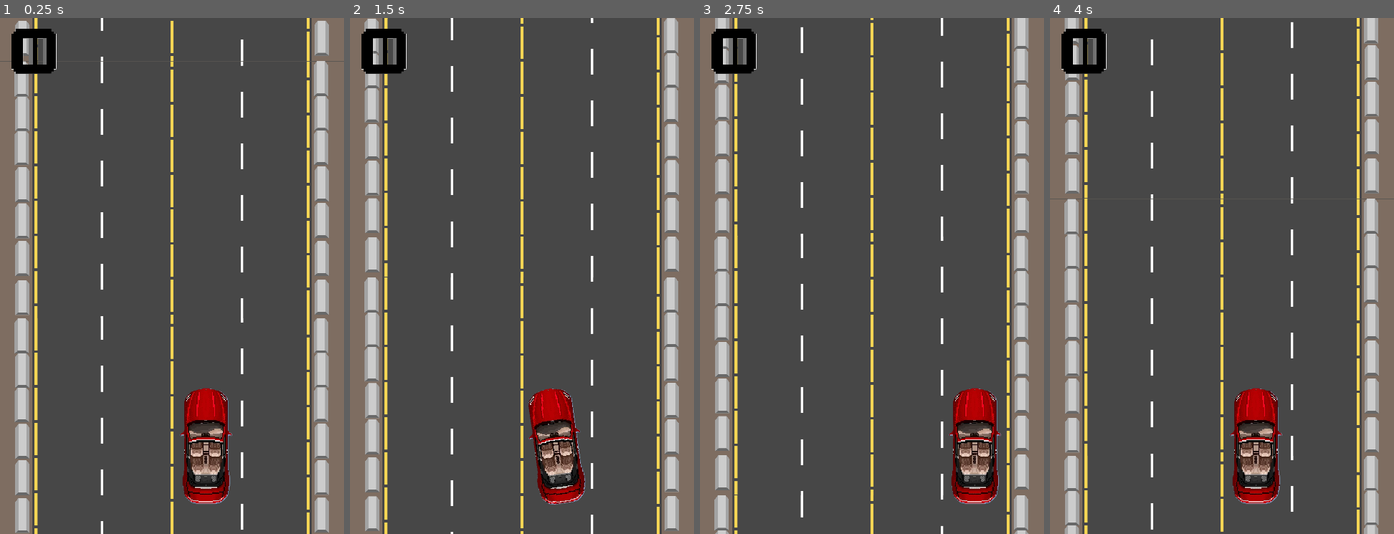
Above: before the commit, frames 1-4 (left to right).
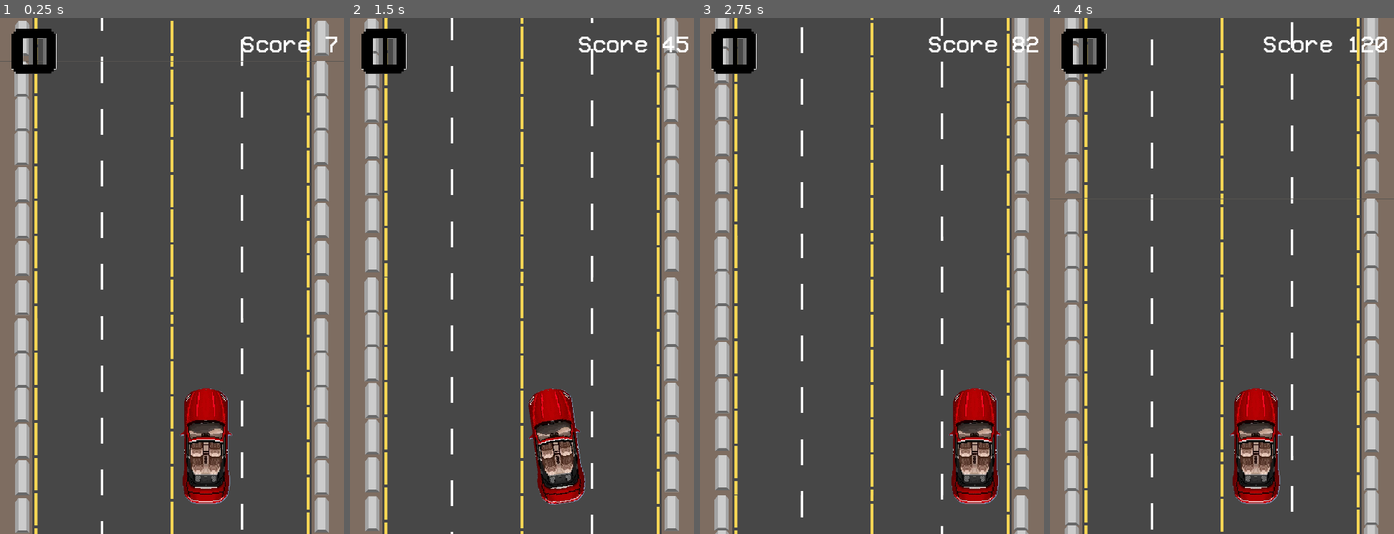
Above: after the commit, the same moments.

Repository: Maxsonin/Race-Game-for-Hackathon
Game: Godot game, scene res://main.tscn
Two runs of this game, one before a commit and one after it. Both use one fixed random seed, a clock stepped at 60 frames per second and the inputs below.
Inputs:
- Up to frame 1 (0.25 s): no input
- Up to frame 2 (1.5 s): hold D (MoveRight) 0.53-1.28 s; hold A (MoveLeft) from 1.28 s (still down)
- Up to frame 3 (2.75 s): release A (MoveLeft) at 2.03 s; hold D (MoveRight) from 2.03 s (still down)
- Up to frame 4 (4 s): release D (MoveRight) at 3.53 s; hold A (MoveLeft) from 3.53 s (still down)

The runs differ from the first frame. In frame 1, 0.3% of the frame differs, in the area x 70-99%, y 3-7%; in frame 2, 0.4%; in frame 3, 0.4%; in frame 4, 0.4%, in the area x 62-99%, y 3-7%.

Commit message:
points add

Diff:
--- a/main.tscn
+++ b/main.tscn
@@ -6,12 +6,26 @@
 [ext_resource type="Script" path="res://player_car/car.gd" id="5_8x4oh"]
 [ext_resource type="Texture2D" uid="uid://cofacbm5grmy6" path="res://imgs/buttons/pause.png" id="7_2qo1l"]
 [ext_resource type="Script" path="res://PauseTSB.gd" id="8_jwny4"]
-[ext_resource type="PackedScene" uid="uid://bcxvx7hgwthn3" path="res://obstacles/obstacles_generator.tscn" id="9_5dyrf"]
+[ext_resource type="FontFile" uid="uid://chflfac1g7d6v" path="res://fonts/VCR_OSD_MONO_1.001.ttf" id="8_q6f8b"]
+[ext_resource type="PackedScene" uid="uid://dbermyk47ak70" path="res://obstacles/obstacles_generator.tscn" id="9_5dyrf"]
 
 [sub_resource type="RectangleShape2D" id="RectangleShape2D_hqm6q"]
 
 [sub_resource type="RectangleShape2D" id="RectangleShape2D_uowd2"]
 size = Vector2(165, 165)
+
+[sub_resource type="GDScript" id="GDScript_i23qc"]
+script/source = "extends Label
+
+# Called when the node enters the scene tree for the first time.
+func _ready():
+	pass # Replace with function body.
+
+# Called every frame. 'delta' is the elapsed time since the previous frame.
+func _process(delta):
+	text= \"Score \"+str(int($\"../../Car\".point))
+	pass
+"
 
 [node name="GameScene" type="Node"]
 script = ExtResource("1_eq3eq")
@@ -54,3 +68,17 @@
 script = ExtResource("8_jwny4")
 
 [node name="ObstaclesGenerator" parent="." instance=ExtResource("9_5dyrf")]
+
+[node name="CanvasLayer" type="CanvasLayer" parent="."]
+
+[node name="Label" type="Label" parent="CanvasLayer"]
+offset_left = 72.0
+offset_top = 1.0
+offset_right = 158.0
+offset_bottom = 24.0
+theme_override_fonts/font = ExtResource("8_q6f8b")
+theme_override_font_sizes/font_size = 11
+text = "point 100"
+horizontal_alignment = 2
+vertical_alignment = 1
+script = SubResource("GDScript_i23qc")
--- a/player_car/car.gd
+++ b/player_car/car.gd
@@ -1,5 +1,5 @@
 extends Node2D
-
+var point =0
 
 # Called when the node enters the scene tree for the first time.
 func _ready():
@@ -8,4 +8,5 @@
 
 # Called every frame. 'delta' is the elapsed time since the previous frame.
 func _process(delta):
+	point+=30*delta
 	pass
Not shown: 1 places in main.tscn that only renumber resources
